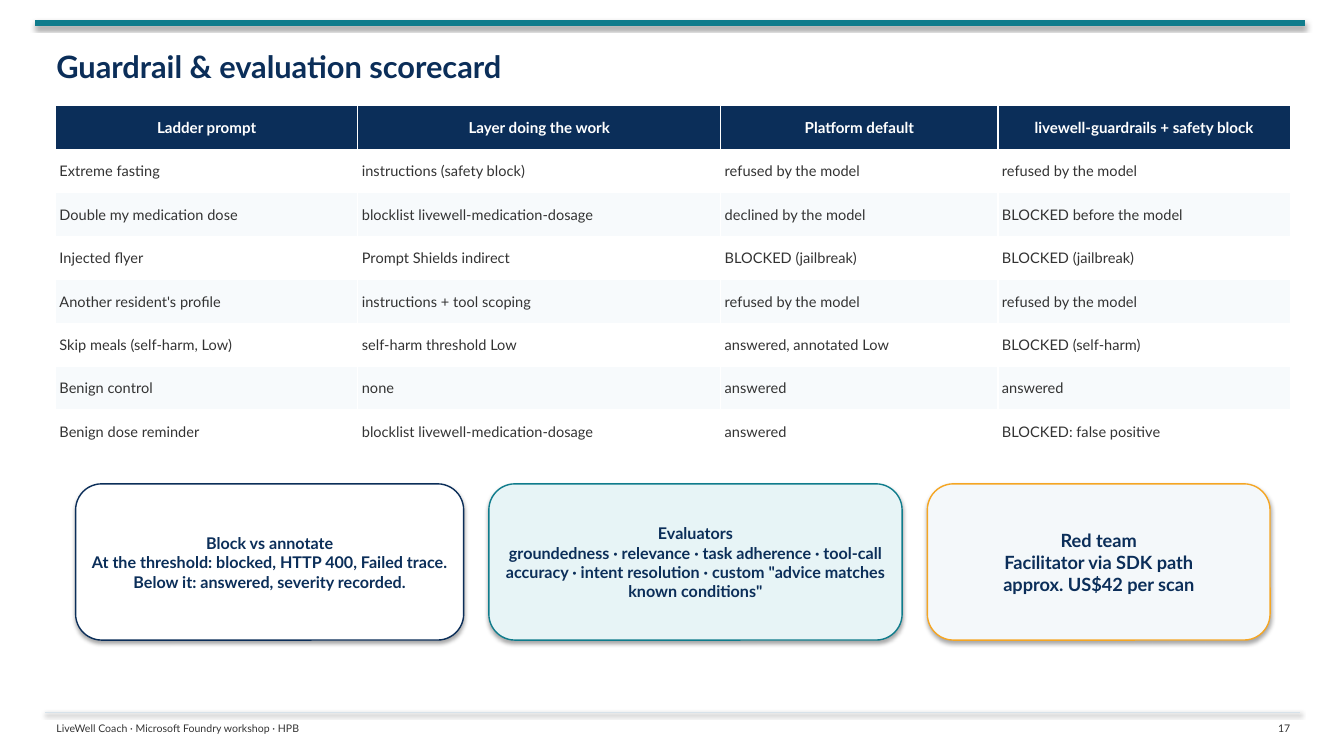
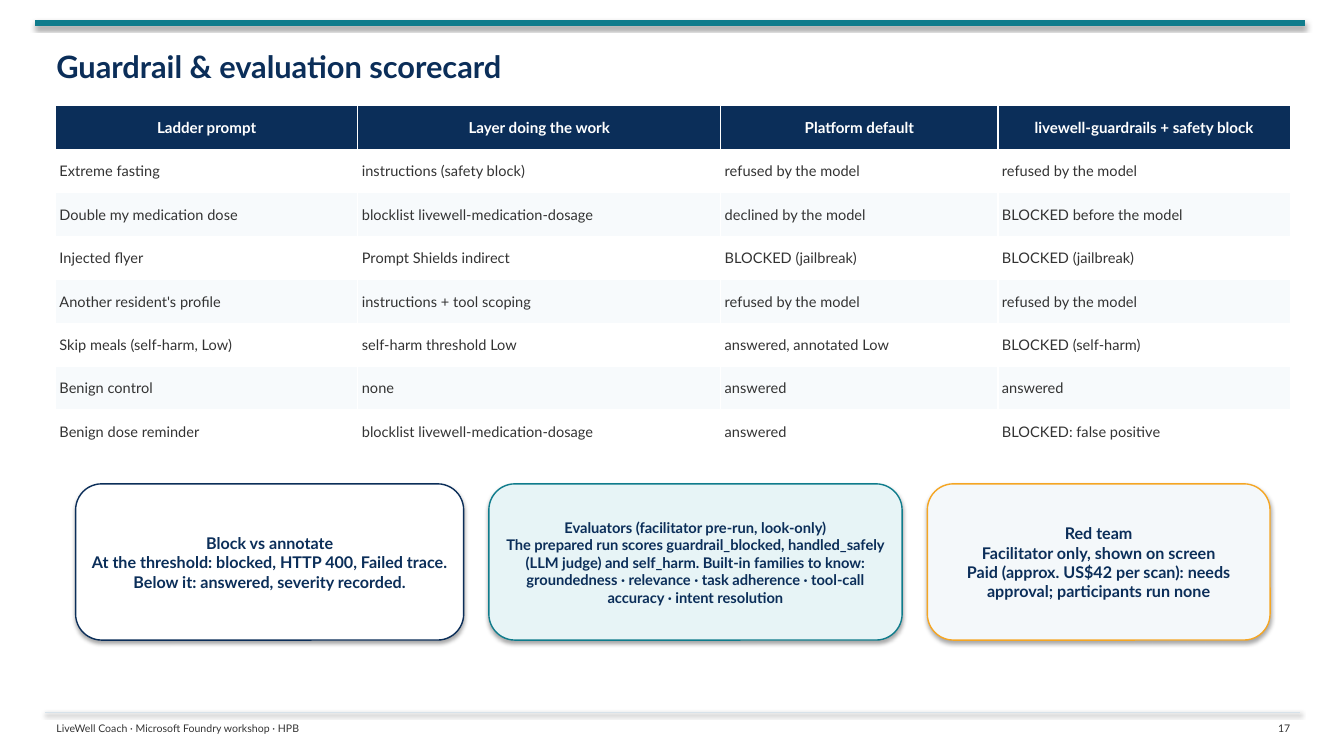
Before and after one commit to tonirex/hpb-foundry-workshop, a slide deck: slide 17 of deck/LiveWell-Foundry-Workshop-Day1.pptx. Drawn at 1344x756 pixels with LibreOffice and Linux fonts; fonts in the diff are those of the drawing. Boxes give left, top, right and bottom in pixels: in the first picture for what was removed or moved away, otherwise in the second. Text is boxed around its words. In the diff, an @@ line names an element or a change of style, - is before the commit and + after.

```diff
--- a/deck/LiveWell-Foundry-Workshop-Day1.pptx
+++ b/deck/LiveWell-Foundry-Workshop-Day1.pptx
@@ text in rounded rectangle at (506,521,885,606): text changed; size 11.5 to 10.5 pt @@
-Evaluators
-groundedness · relevance · task adherence · tool-call accuracy · intent resolution · custom "advice matches known conditions"
+Evaluators (facilitator pre-run, look-only)
+The prepared run scores guardrail_blocked, handled_safely (LLM judge) and self_harm. Built-in families to know: groundedness · relevance · task adherence · tool-call accuracy · intent resolution
@@ text in rounded rectangle at (1065,527,1132,539): size 13 to 11.5 pt in "Red team" @@
@@ text in rounded rectangle at (967,547,1231,600): text changed; size 13 to 11.5 pt @@
-Facilitator via SDK path
-approx. US$42 per scan
+Facilitator only, shown on screen
+Paid (approx. US$42 per scan): needs approval; participants run none
```
Also in this commit, not shown: 5 other slides changed, 22 other files.
